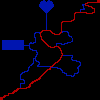
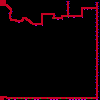
Two versions of the same layered image (100x100). Layer-by-layer changes:
added layer "Сходинки" above "Підставки" over 55, 1, 99, 98
added layer "Підставки" above "Центральний хід" over 8, 9, 92, 99
painted on "Центральний хід" over 0, 0, 100, 100
added layer "Пастки" above "Додаткові ходи" over 8, 9, 98, 100
painted on "Додаткові ходи" over 2, 0, 86, 89
